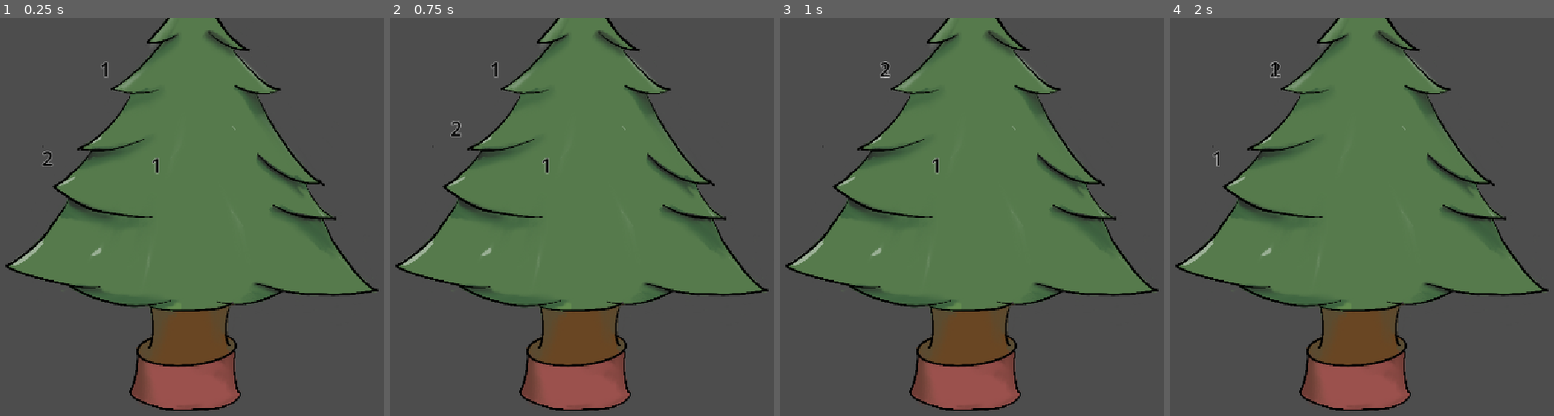
Above: before the commit, frames 1-4 (left to right).
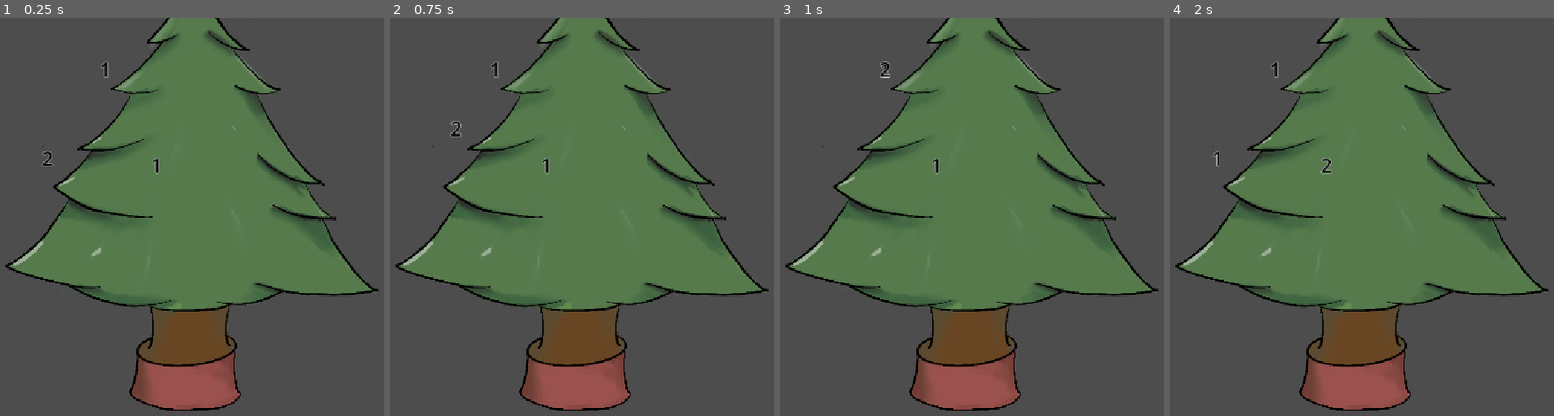
Above: after the commit, the same moments.

Repository: pon12/Heapsort-game
Game: Godot game, scene res://Szenen/main.tscn
The game is run twice, just before and just after one commit, with the same random seed, the same clock (stepped at 60 frames per second) and the same inputs.
Inputs (mouse positions are in pixels of both pictures, inside the frame that each line leads up to):
- Up to frame 1 (0.25 s): no input
- Up to frame 2 (0.75 s): tap Enter at 0.5 s; drag from (436, 157) to (493, 69) at 0.52 s
- Up to frame 3 (1 s): no input
- Up to frame 4 (2 s): tap Space at 1.25 s; drag from (1327, 165) to (1273, 69) at 1.27 s

Frames 1-3 are identical in both runs. In frame 4, 0.2% of the frame differs, in the area x 26-43%, y 10-40%.

Commit message:
swap fix final

Diff:
--- a/Heapsort/Scripte/baum.gd
+++ b/Heapsort/Scripte/baum.gd
@@ -5,10 +5,11 @@
 
 # Called when the node enters the scene tree for the first time.
 func _ready() -> void:
- # Replace with function body.
-	var test = tree_node_2.position
-	tree_node_2.position = tree_node.position
-	tree_node.position = test
+	#Macht Beides Effektiv das selbe (tauschen)
+	#var test = tree_node_2.position
+	#tree_node_2.position = tree_node.position
+	#tree_node.position = test
+	tree_node.swap(tree_node_2)
 
 
 
--- a/Heapsort/Scripte/tree_node.gd
+++ b/Heapsort/Scripte/tree_node.gd
@@ -23,10 +23,9 @@
 	var old_pos: Vector2 = self.rest_position
 	self.global_position = node.global_position
 	self.rest_position = global_position
-	###
-	node.get_parent().global_position = old_pos
-	node.get_parent().rest_position = old_pos
-	print(node.get_parent().position)
+	node.global_position = old_pos
+	node.rest_position = old_pos
+
 
 
 # Called when the node enters the scene tree for the first time.
@@ -69,7 +68,7 @@
 		print(node)
 		if node == marker_2d:
 			continue
-		var slot := node as Node2D
+		var slot := node
 		if slot == null:
 			continue
 
@@ -79,7 +78,7 @@
 			nearest_slot = slot
 
 	if nearest_slot:
-		swap(nearest_slot)
+		swap(nearest_slot.get_parent())
 
 	else:
 		global_position = rest_position
